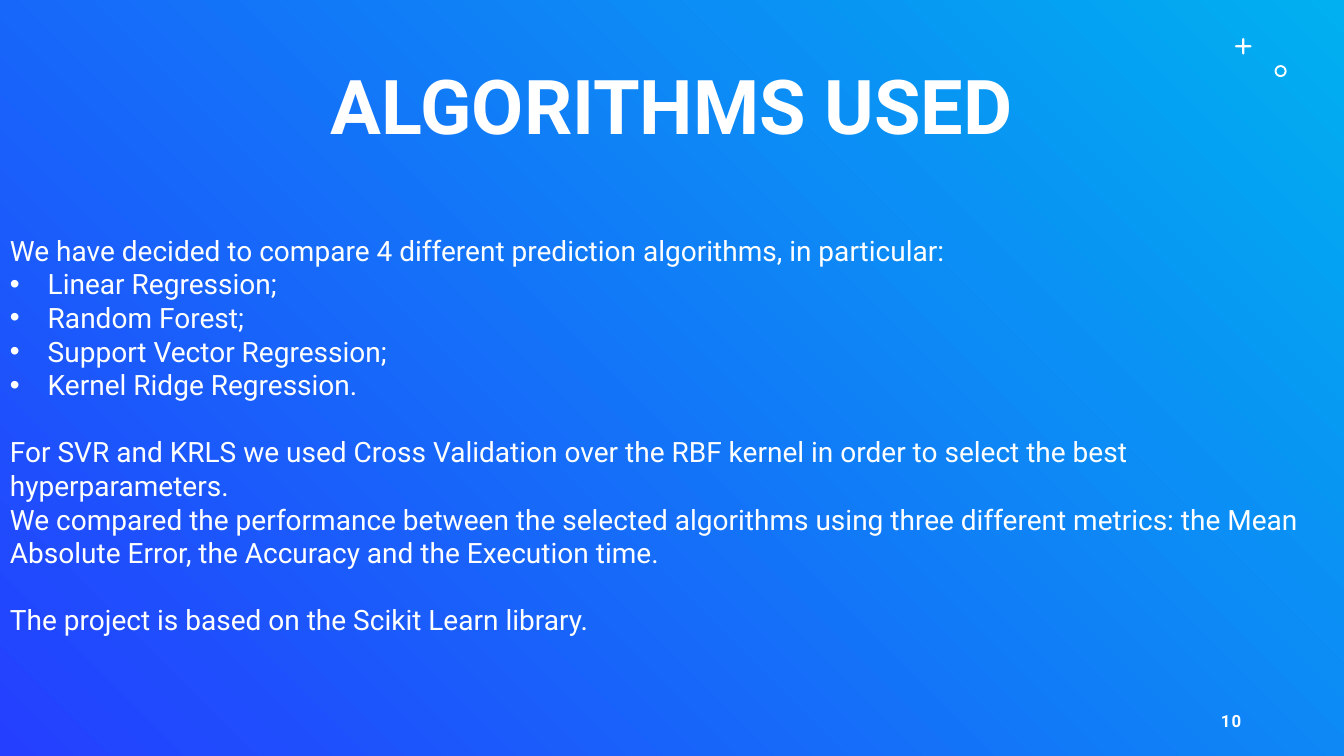
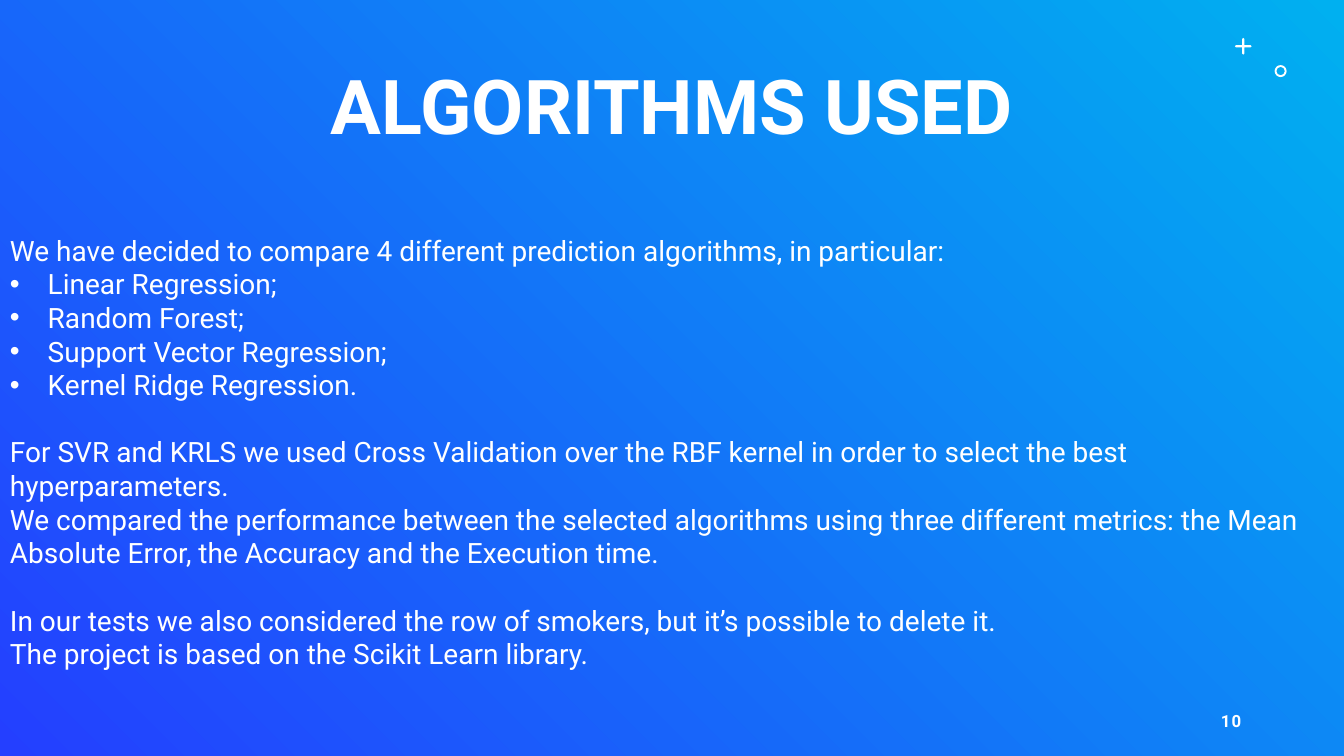
Before and after one commit to Matteo-Salv/mlda-project, a slide deck: slide 10 of presentazioneMLDA.pptx. Drawn at 1344x756 pixels with LibreOffice and Linux fonts; fonts in the diff are those of the drawing. Boxes give left, top, right and bottom in pixels: in the first picture for what was removed or moved away, otherwise in the second. Text is boxed around its words. In the diff, an @@ line names an element or a change of style, - is before the commit and + after.

Commit message:
aggiunta possibilità di rimuovere la riga fumatori in Main.py, aggiornata presentazioneMLDA.pptx di conseguenza

```diff
--- a/presentazioneMLDA.pptx
+++ b/presentazioneMLDA.pptx
@@ text at [10, 609, 995, 637]: paragraph added @@
+In our tests we also considered the row of smokers, but it’s possible to delete it.
```
Also in this commit, not shown: 1 other file.
